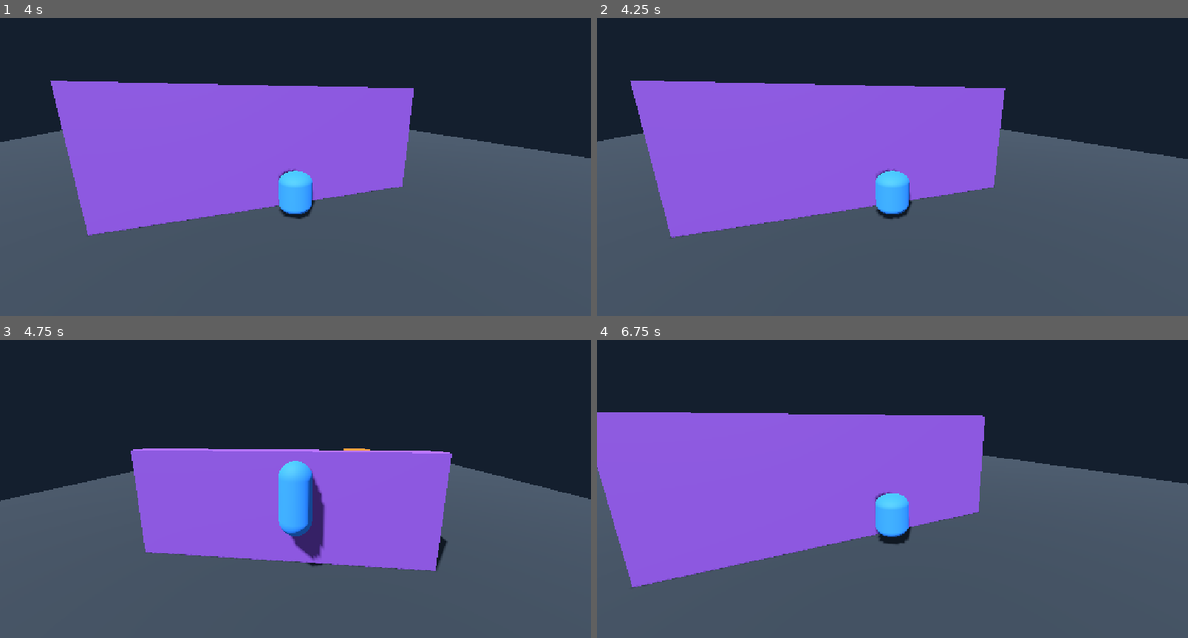
Above: before the commit, frames 1-4 (two rows, left to right).
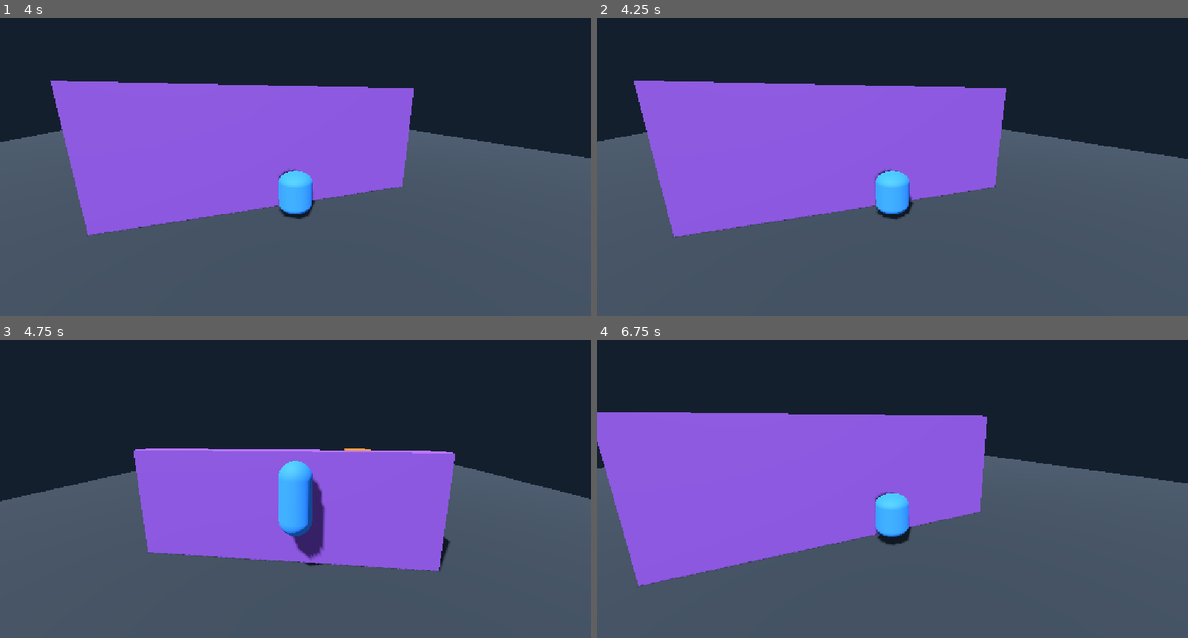
Above: after the commit, the same moments.

Repository: Dutchmanx09/ChatGTP3DTest
Game: Godot game, scene res://scenes/world/test_world.tscn
Same seed, same stepped clock (60 frames per second), same inputs: the game is played once before the commit and once after it.
Inputs (mouse positions are in pixels of both pictures, inside the frame that each line leads up to):
- Up to frame 1 (4 s): tap Enter at 0.5 s; move the mouse to (325, 149) at 0.52 s; hold Page Up (crouch) 0.53-1.28 s; hold W (move_forward) from 0.53 s (still down); click (325, 149) at 0.67 s; tap Space (jump) at 0.77, 1.52, 3.02, 3.77 s; move the mouse to (265, 152) at 1.27 s; tap F (dash) at 1.35 s; click (265, 152) at 1.42 s; move the mouse to (307, 143) at 2.02 s; hold Down (free_look) 2.03-2.78 s; click (307, 143) at 2.17 s; move the mouse to (289, 155) at 2.77 s; tap Shift (sprint) at 2.85 s; click (289, 155) at 2.92 s; move the mouse to (336, 155) at 3.52 s; hold Page Up (crouch) from 3.53 s (still down); click (336, 155) at 3.67 s
- Up to frame 2 (4.25 s): keep holding W (move_forward); keep holding Page Up (crouch); tap Backspace (inventory) at 4.15 s
- Up to frame 3 (4.75 s): keep holding W (move_forward); move the mouse to (248, 468) at 4.27 s; release Page Up (crouch) at 4.28 s; tap F (dash) at 4.35 s; click (248, 468) at 4.42 s; tap Space (jump) at 4.52 s
- Up to frame 4 (6.75 s): move the mouse to (898, 471) at 5.02 s; hold Down (free_look) 5.03-5.78 s; click (898, 471) at 5.17 s; move the mouse to (868, 465) at 5.77 s; release W (move_forward) at 5.78 s; hold Q (lean_right) 5.78-6.53 s; tap Shift (sprint) at 5.85 s; click (868, 465) at 5.92 s; tap Space (jump) at 6.02 s; move the mouse to (922, 471) at 6.52 s; hold W (move_forward) from 6.53 s (still down); hold Page Up (crouch) from 6.53 s (still down); click (922, 471) at 6.67 s

Frame 1 is identical in both runs. In frame 2, 0.5% of the frame differs, in the area x 1-100%, y 21-74%; in frame 3, 0.7%; in frame 4, 0.8%, in the area x 0-100%, y 25-83%.
Error before the commit: Parse Error: Function "accept_event()" not found in base self. (res://scenes/ui/inventory_ui.gd:165)

Commit message:
Fix inventory GUI event handling

Diff:
--- a/scenes/ui/inventory_ui.gd
+++ b/scenes/ui/inventory_ui.gd
@@ -162,11 +162,11 @@
 		else:
 			_dragging = false
 			_snap_item_to_grid()
-		accept_event()
+		_drag_item.accept_event()
 	elif event is InputEventMouseMotion and _dragging:
 		_drag_item.position += event.relative
 		_clamp_item_to_grid()
-		accept_event()
+		_drag_item.accept_event()
 
 
 func _snap_item_to_grid() -> void:
